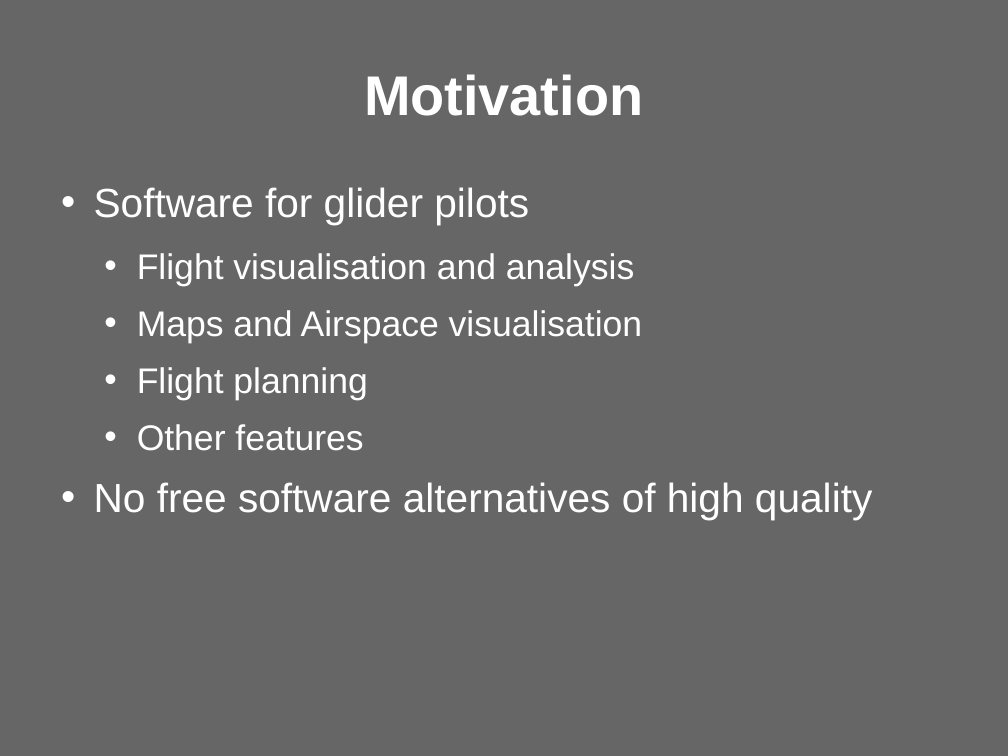
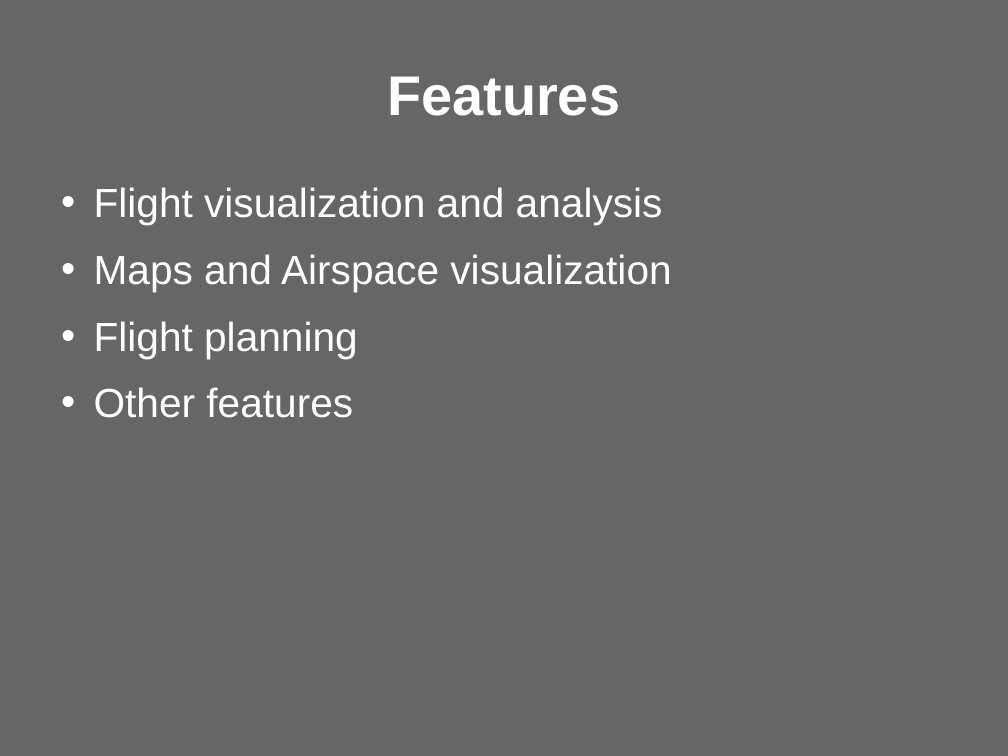
Before and after one commit to updraft/updraft, a slide deck: slide 5 of Docs/presentation.odp (slide 2 before the commit). Drawn at 1008x756 pixels with LibreOffice and Linux fonts; fonts in the diff are those of the drawing; background and template pictures are left out. Boxes give left, top, right and bottom in pixels: in the first picture for what was removed or moved away, otherwise in the second. Text is boxed around its words. In the diff, an @@ line names an element or a change of style, - is before the commit and + after.

Commit message:
Presentation.

```diff
--- a/Docs/presentation.odp
+++ b/Docs/presentation.odp
@@ title at (387, 76, 620, 116): text changed @@
-Motivation
+Features
@@ text at (94, 187, 671, 292): text changed; size 28 to 32 pt @@
-• Software for glider pilots
-  • Flight visualisation and analysis
-  • Maps and Airspace visualisation
+• Flight visualization and analysis
+• Maps and Airspace visualization
@@ text at (94, 321, 358, 418): size 28 to 32 pt in "Flight planning", "Other features"; list level 2 to 1 in "Flight planning"; list level 2 to 1 in "Other features" @@
@@ text at (94, 482, 872, 520): paragraph removed @@
-• No free software alternatives of high quality
```
Also in this commit, not shown: 7 other slides changed, 3 slides added, 2 slides removed.
